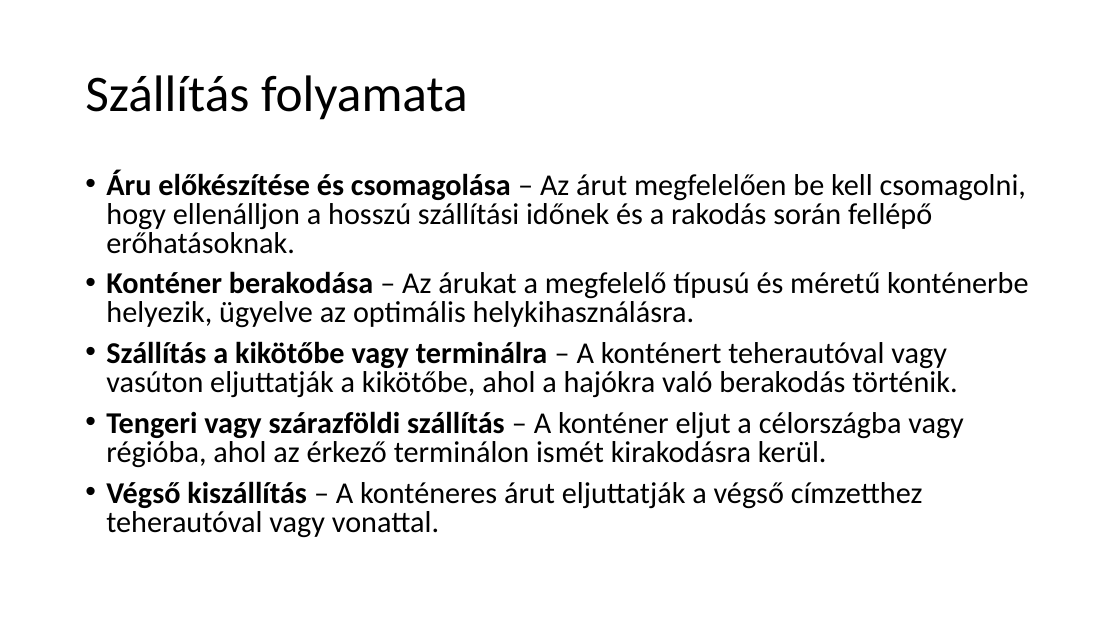
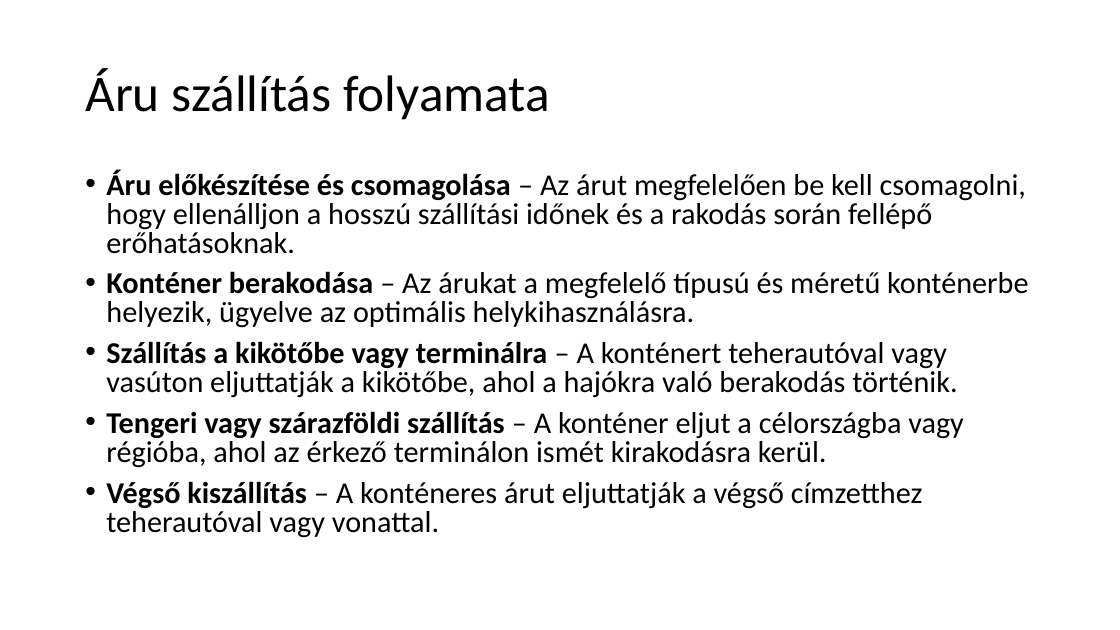
Before and after one commit to MimitheEmili/Kont-ner-Project, a slide deck: slide 11 of Konténerek.pptx (slide 7 before the commit). Drawn at 1120x630 pixels with LibreOffice and Linux fonts; fonts in the diff are those of the drawing. Boxes give left, top, right and bottom in pixels: in the first picture for what was removed or moved away, otherwise in the second. Text is boxed around its words. In the diff, an @@ line names an element or a change of style, - is before the commit and + after.

```diff
--- a/Konténerek.pptx
+++ b/Konténerek.pptx
@@ title at [85,68,550,120]: text changed @@
-Szállítás folyamata
+Áru szállítás folyamata
```
Also in this commit, not shown: 2 other slides changed, 5 slides added, 4 slides removed.
